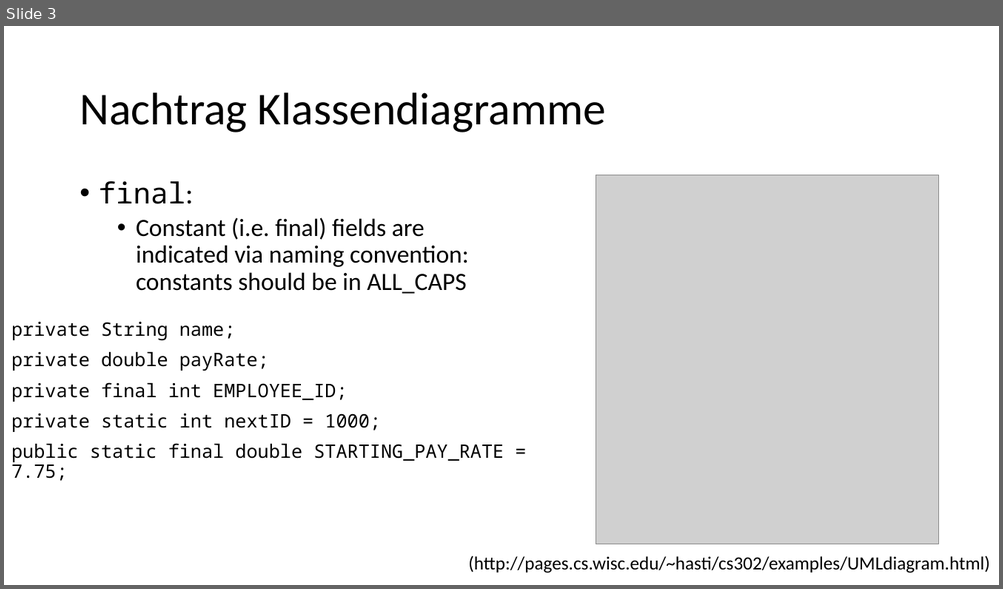
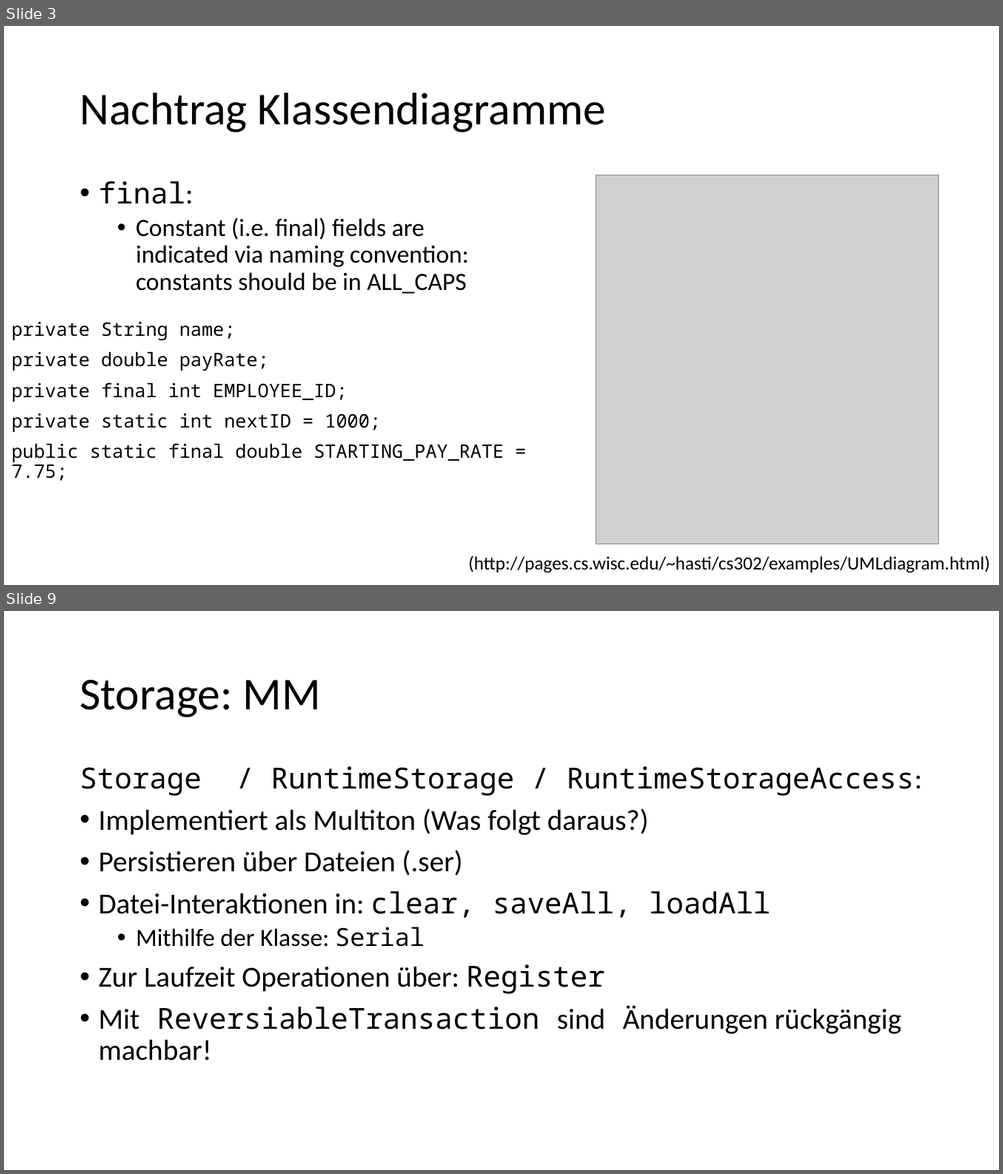
Before and after one commit to desombre/java_examples, a slide deck: ISW_WDH_20191211.pptx. Shown one above the other, each under a label of ours: slide 3 before the commit, slides 3 and 9 after it; the slides between them are not shown. The pictures are 1003x589 and 1003x1174 pixels, drawn with LibreOffice and Linux fonts; fonts in the diff are those of the drawing; grey boxes stand for pictures. Boxes give left, top, right and bottom in pixels: in the first picture for what was removed or moved away, otherwise in the second. Text is boxed around its words. In the diff, an @@ line names an element or a change of style, - is before the commit and + after.

```diff
--- a/ISW_WDH_20191211.pptx
+++ b/ISW_WDH_20191211.pptx
@@ slide 9 added at (x1=4, y1=611, x2=999, y2=1170), background #FFFFFF @@
@@ title added at (x1=79, y1=680, x2=321, y2=718), 44 pt, text #000000 @@
+Storage: MM
@@ text added at (x1=79, y1=766, x2=922, y2=1061), 28 pt, text #000000 @@
+Storage / RuntimeStorage / RuntimeStorageAccess:
+• Implementiert als Multiton (Was folgt daraus?)
+• Persistieren über Dateien (.ser)
+• Datei-Interaktionen in: clear, saveAll, loadAll
+  • Mithilfe der Klasse: Serial
+• Zur Laufzeit Operationen über: Register
+• Mit ReversiableTransaction sind Änderungen rückgängig machbar!
```
Also in this commit, not shown: 4 slides changed, 4 other slides added, 2 other files.
